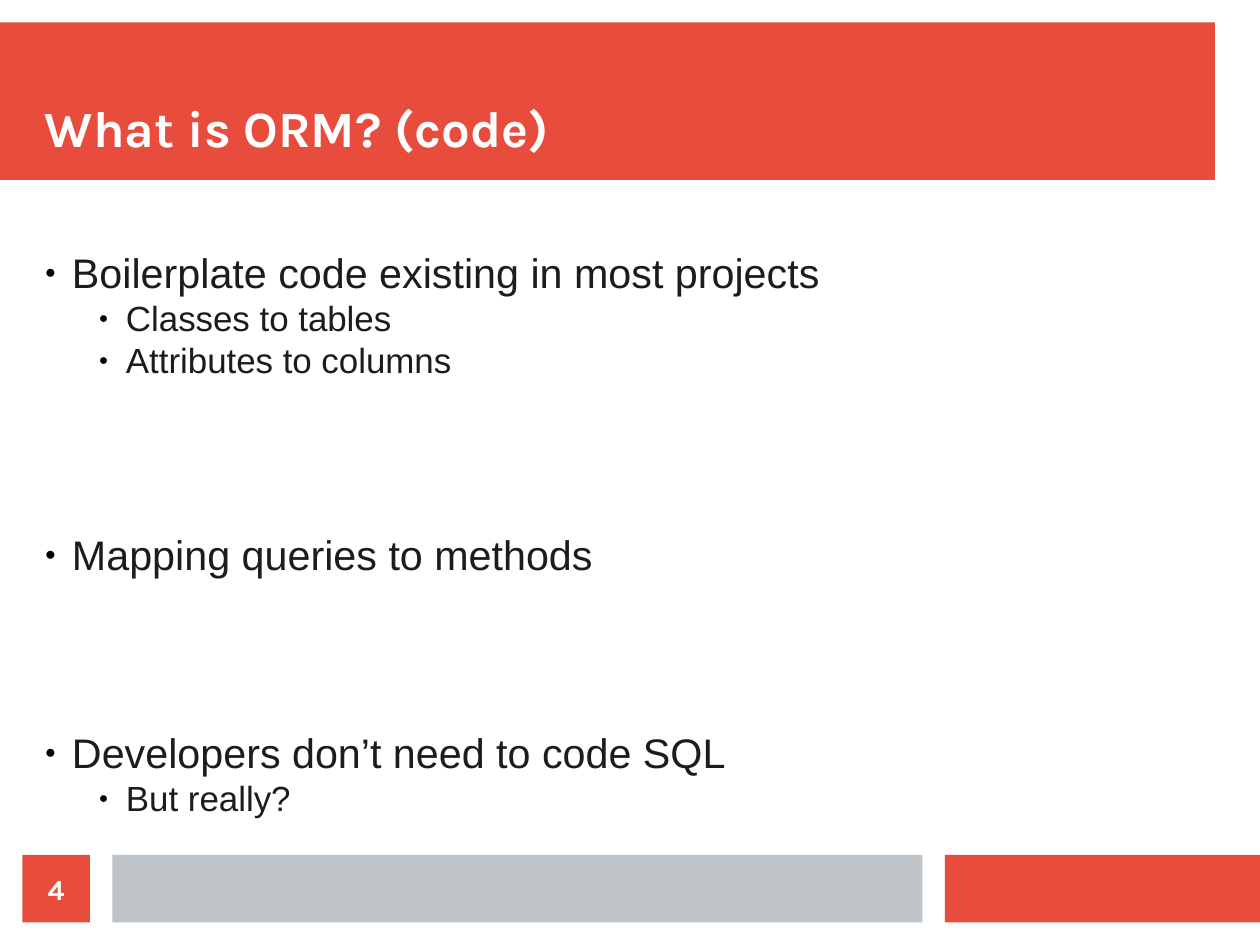
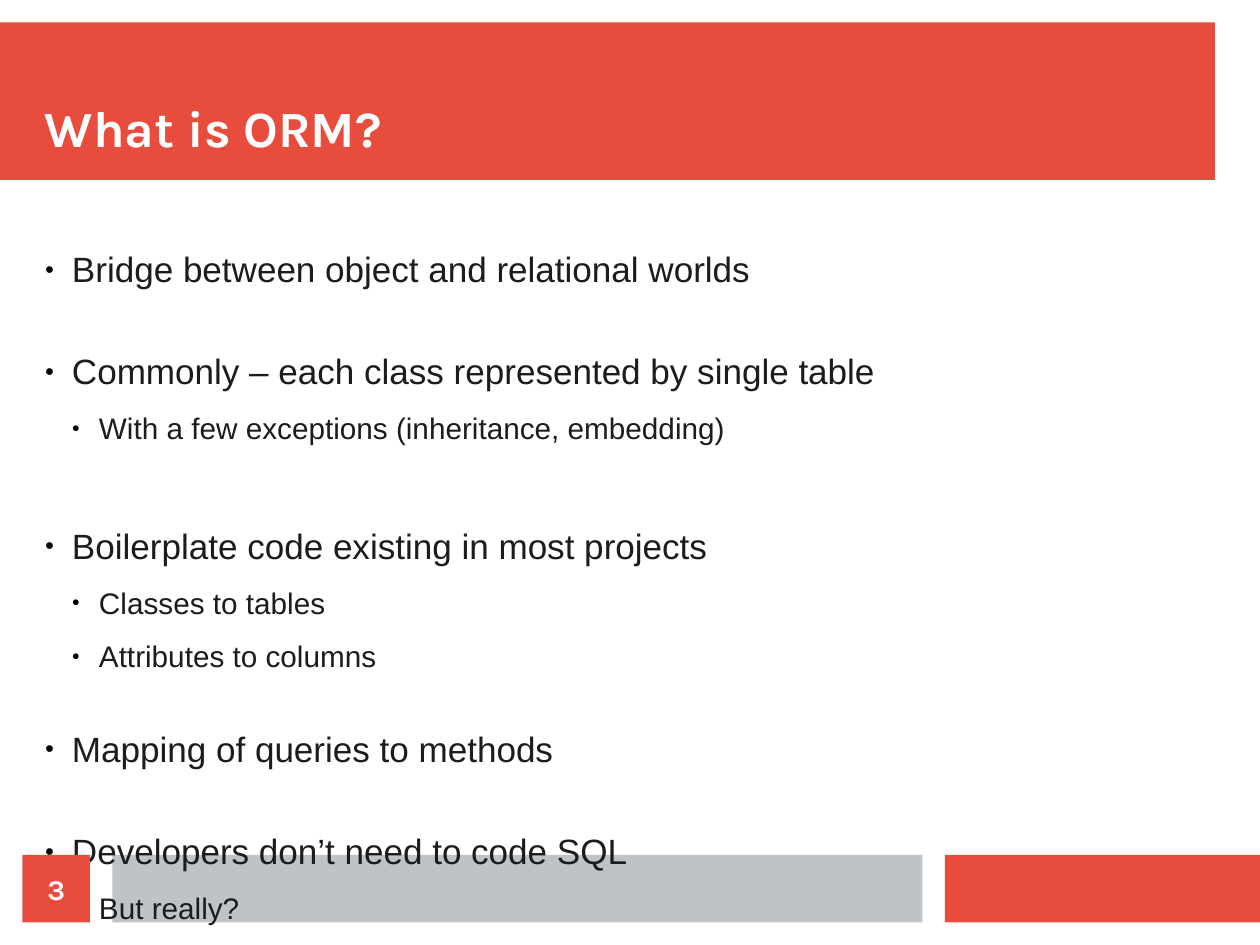
Before and after one commit to maxotta/pia-labs, a slide deck: slide 3 of lectures/persistence.odp (slide 4 before the commit). Drawn at 1260x945 pixels with LibreOffice and Linux fonts; fonts in the diff are those of the drawing. Boxes give left, top, right and bottom in pixels: in the first picture for what was removed or moved away, otherwise in the second. Text is boxed around its words. In the diff, an @@ line names an element or a change of style, - is before the commit and + after.

```diff
--- a/lectures/persistence.odp
+++ b/lectures/persistence.odp
@@ title at bbox=[45, 111, 382, 148]: text changed @@
-What is ORM? (code)
+What is ORM?
@@ text at bbox=[72, 256, 875, 445]: paragraphs added @@
+● Bridge between object and relational worlds
+● Commonly – each class represented by single table
+  ● With a few exceptions (inheritance, embedding)
@@ text at bbox=[72, 533, 707, 925]: size 26 to 22.1 pt in "Boilerplate code existing in most projects", "Developers don’t need to code SQL"; size 22 to 18.7 pt in "Classes to tables", "Attributes to columns", "But really?"; more space between paragraphs; list level 3 to 2 in "Classes to tables"; list level 3 to 2 in "Attributes to columns"; list level 3 to 2 in "But really?" @@
@@ text at bbox=[72, 736, 553, 769]: text changed; size 26 to 22.1 pt @@
-● Mapping queries to methods
+● Mapping of queries to methods
@@ page number at bbox=[47, 881, 65, 901]: text changed @@
-4
+3
```
Also in this commit, not shown: 3 other slides changed, 9 slides added, 1 slide removed, 1 other file.
